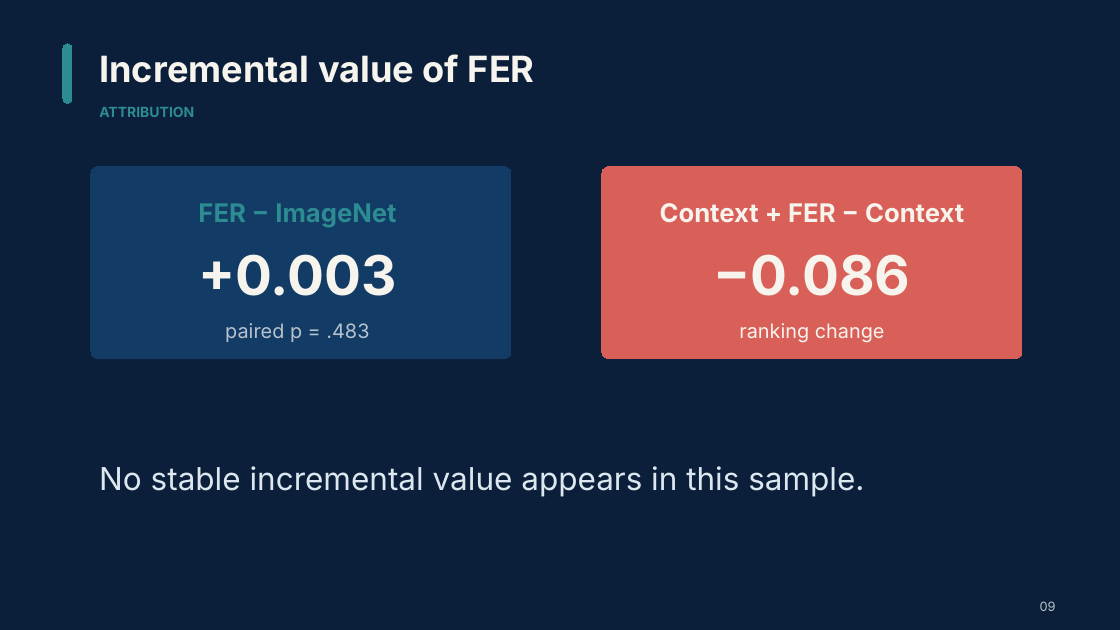
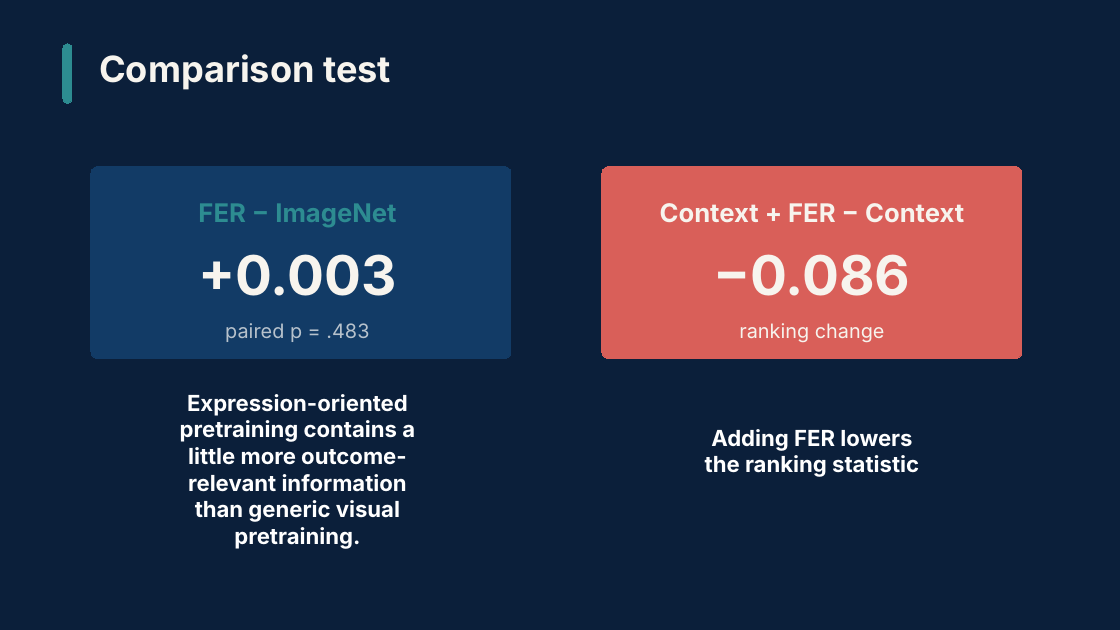
Before and after one commit to Grass456/Penalty-shoot-and-Expression, a slide deck: slide 11 of video/deliverables/Penalty_Shootout_and_Facial_Expression.pptx (slide 10 before the commit). Drawn at 1120x630 pixels with LibreOffice and Linux fonts; fonts in the diff are those of the drawing. Boxes give left, top, right and bottom in pixels: in the first picture for what was removed or moved away, otherwise in the second. Text is boxed around its words. In the diff, an @@ line names an element or a change of style, - is before the commit and + after.

```diff
--- a/video/deliverables/Penalty_Shootout_and_Facial_Expression.pptx
+++ b/video/deliverables/Penalty_Shootout_and_Facial_Expression.pptx
@@ text at [99, 54, 391, 90]: text changed @@
-Incremental value of FER
+Comparison test
@@ text removed at [99, 107, 194, 117] @@
-ATTRIBUTION
@@ text added at [180, 394, 415, 549], 19 pt, text #FFFFFF, bold @@
+Expression-oriented pretraining contains a little more outcome-relevant information than generic visual pretraining.
@@ text added at [705, 429, 919, 477], 19 pt, text #FFFFFF, bold @@
+Adding FER lowers the ranking statistic
@@ text removed at [99, 466, 864, 497] @@
-No stable incremental value appears in this sample.
@@ text removed at [1040, 601, 1056, 611] @@
-09
```
Also in this commit, not shown: 4 other slides changed, 6 slides added, 5 slides removed, 18 other files.
